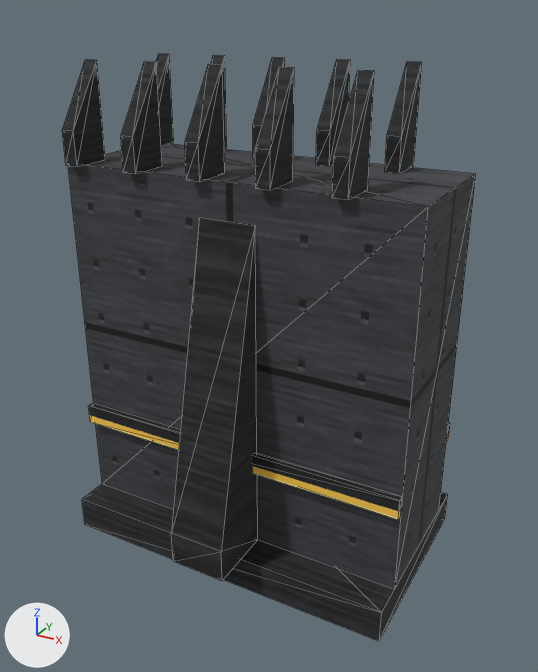
Before and after pictures for a commit that changed the glTF model art/models/wall.glb.
The view is the same before and after, from a 50 mm lens placed at (59.1, -106.1, 93.6), pointed at (1.4, -1.2, 41.2). Arrows for +X, +Y and +Z are at lower left; the lights stay in place. The first picture is the older version. Mesh edges are drawn as thin lines. Vertices at exactly the same position are counted once.

Names of what the first picture shows: 'blade', 'blade.001', 'blade.002', 'blade.003', 'blade.004', 'blade.005', 'blade.006', 'blade.007', 'blade.008', 'blade.009', 'buttress', 'light_strip', 'plinth', 'wall'.
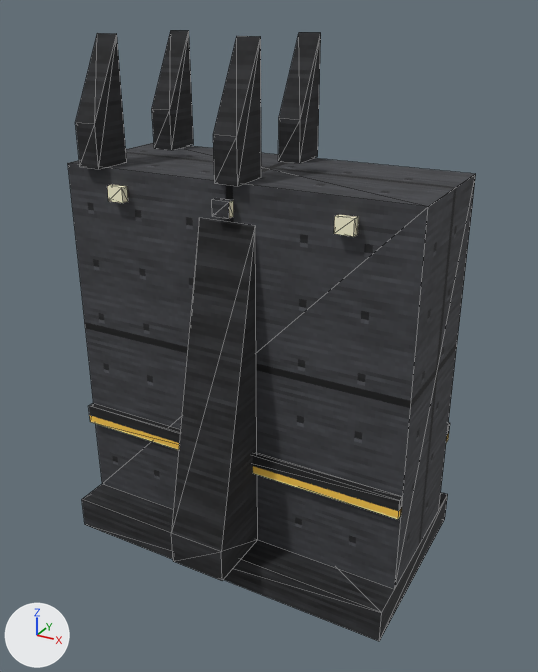
Location of each change, [x1, y1, x2, y2] in pixels of the pictures (538 x 672 px):
'blade.003', moved, rescaled (40% wider, 40% taller)
    before: [316, 59, 350, 166]
    after: [213, 36, 261, 186]
'blade.002', moved, rescaled (61% wider, 33% taller)
    before: [253, 57, 285, 159]
    after: [75, 33, 127, 169]
'blade.001', moved, rescaled
    before: [211, 55, 227, 148]
    after: [278, 32, 321, 163]
'blade', moved, rescaled
    before: [156, 54, 174, 146]
    after: [152, 30, 194, 150]
'blade.009', deleted
    before: [332, 70, 374, 200]
'blade.008', deleted
    before: [255, 67, 294, 190]
'blade.007', deleted
    before: [185, 64, 225, 181]
'blade.006', deleted
    before: [121, 62, 162, 174]
'blade.005', deleted
    before: [62, 59, 105, 166]
'blade.004', deleted
    before: [385, 62, 422, 173]
'lamp_row.002', added
    after: [334, 214, 358, 237]
'lamp_row.001', added
    after: [212, 198, 234, 219]
'lamp_row', added
    after: [107, 184, 128, 203]

Diff of the bpy script that builds the scene:
```diff
--- a/art/models/wall.glb.py
+++ b/art/models/wall.glb.py
@@ me_blade @@
-me_blade.from_pydata(...)  # 8 vertices, 12 faces; spans x -30.0..-27.6, y 6.5..13.5, z 70.0..86.0
+me_blade.from_pydata(...)  # 8 vertices, 12 faces; spans x -27.0..-23.0, y 6.5..13.5, z 70.0..90.0
+# me_blade part 1: the whole mesh is scaled about its middle by (1.67, 1, 1.25), then moved by (3.8, 0.0, 2.0)
 me_blade.materials.append(mat_steel_dark)
@@ me_blade_001 @@
-me_blade_001.from_pydata(...)  # 8 vertices, 12 faces; spans x -18.0..-15.6, y 6.5..13.5, z 70.0..86.0
+me_blade_001.from_pydata(...)  # 8 vertices, 12 faces; spans x -1.0..3.0, y 6.5..13.5, z 70.0..90.0
+# me_blade_001 part 2: the whole mesh is scaled about its middle by (1.67, 1, 1.25), then moved by (17.8, 0.0, 2.0)
 me_blade_001.materials.append(mat_steel_dark)
@@ me_blade_002 @@
-me_blade_002.from_pydata(...)  # 8 vertices, 12 faces; spans x -6.0..-3.6, y 6.5..13.5, z 70.0..86.0
+me_blade_002.from_pydata(...)  # 8 vertices, 12 faces; spans x -27.0..-23.0, y -13.5..-6.5, z 70.0..90.0
+# me_blade_002 part 3: the whole mesh is scaled about its middle by (1.67, 1, 1.25), then moved by (-20.2, -20.0, 2.0)
 me_blade_002.materials.append(mat_steel_dark)
@@ me_blade_003 @@
-me_blade_003.from_pydata(...)  # 8 vertices, 12 faces; spans x 6.0..8.4, y 6.5..13.5, z 70.0..86.0
+me_blade_003.from_pydata(...)  # 8 vertices, 12 faces; spans x -1.0..3.0, y -13.5..-6.5, z 70.0..90.0
+# me_blade_003 part 4: the whole mesh is scaled about its middle by (1.67, 1, 1.25), then moved by (-6.2, -20.0, 2.0)
 me_blade_003.materials.append(mat_steel_dark)
@@ ob_blade_004 @@
-ob_blade_004 = bpy.data.objects.new('blade.004', me_blade_004)
@@ ob_blade_005 @@
-ob_blade_005 = bpy.data.objects.new('blade.005', me_blade_005)
@@ ob_blade_006 @@
-ob_blade_006 = bpy.data.objects.new('blade.006', me_blade_006)
@@ ob_blade_007 @@
-ob_blade_007 = bpy.data.objects.new('blade.007', me_blade_007)
@@ ob_blade_008 @@
-ob_blade_008 = bpy.data.objects.new('blade.008', me_blade_008)
@@ ob_blade_009 @@
-ob_blade_009 = bpy.data.objects.new('blade.009', me_blade_009)
@@ ob_lamp_row_002 @@
+ob_lamp_row_002 = bpy.data.objects.new('lamp_row.002', me_lamp_row_002)  # a box spanning x 18.5..21.5, y -13.6..-12.3, z 65.0..67.5; in mat_amber_light (picture img_light)
+ob_lamp_row_002.location = (0.0, 0.0, 0.0)
@@ ob_lamp_row_001 @@
+ob_lamp_row_001 = bpy.data.objects.new('lamp_row.001', me_lamp_row_001)  # a box spanning x -1.5..1.5, y -13.6..-12.3, z 65.0..67.5; in mat_amber_light (picture img_light)
+ob_lamp_row_001.location = (0.0, 0.0, 0.0)
@@ ob_lamp_row @@
+ob_lamp_row = bpy.data.objects.new('lamp_row', me_lamp_row)  # a box spanning x -21.5..-18.5, y -13.6..-12.3, z 65.0..67.5; in mat_amber_light (picture img_light)
+ob_lamp_row.location = (0.0, 0.0, 0.0)
```
